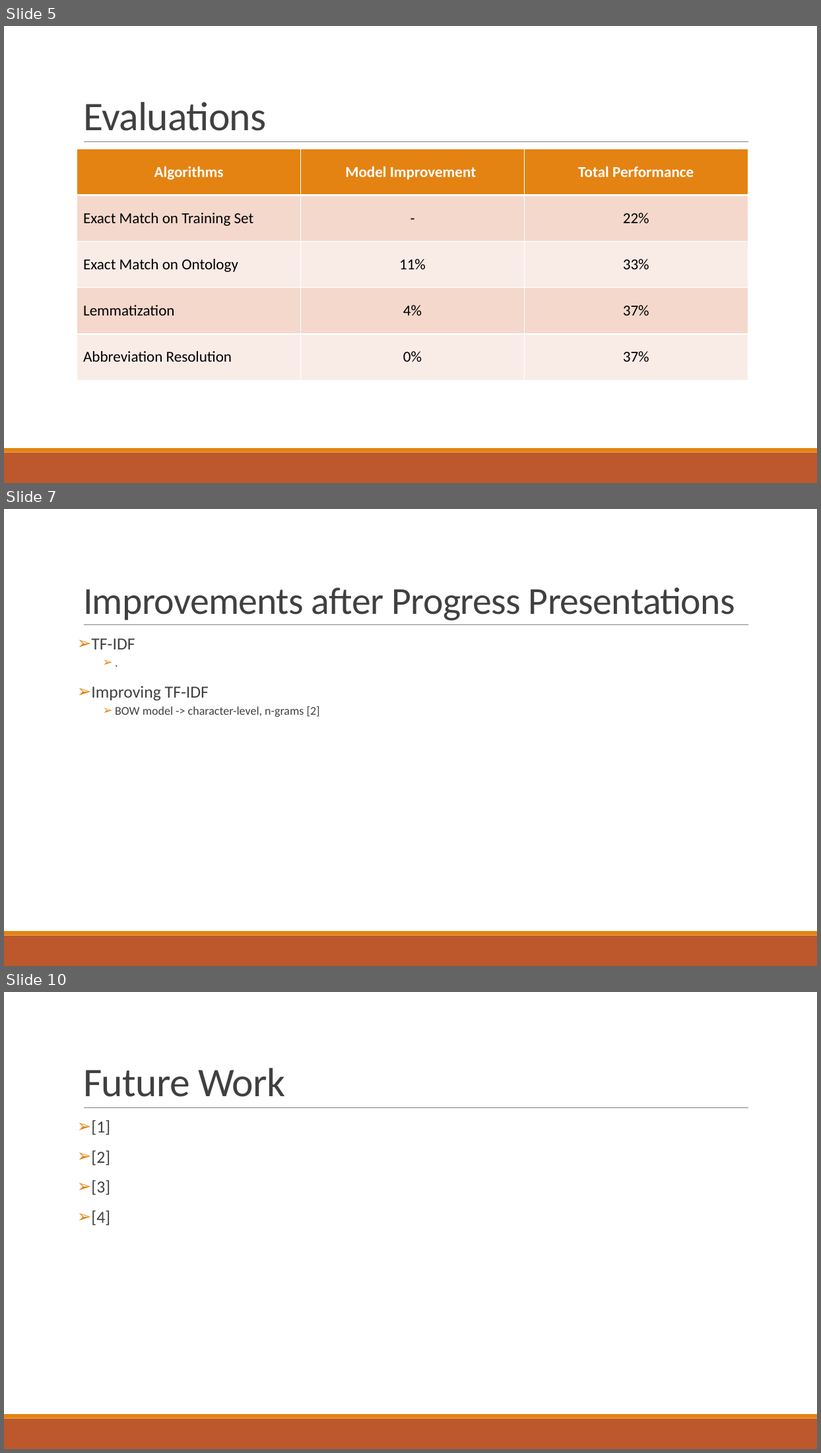
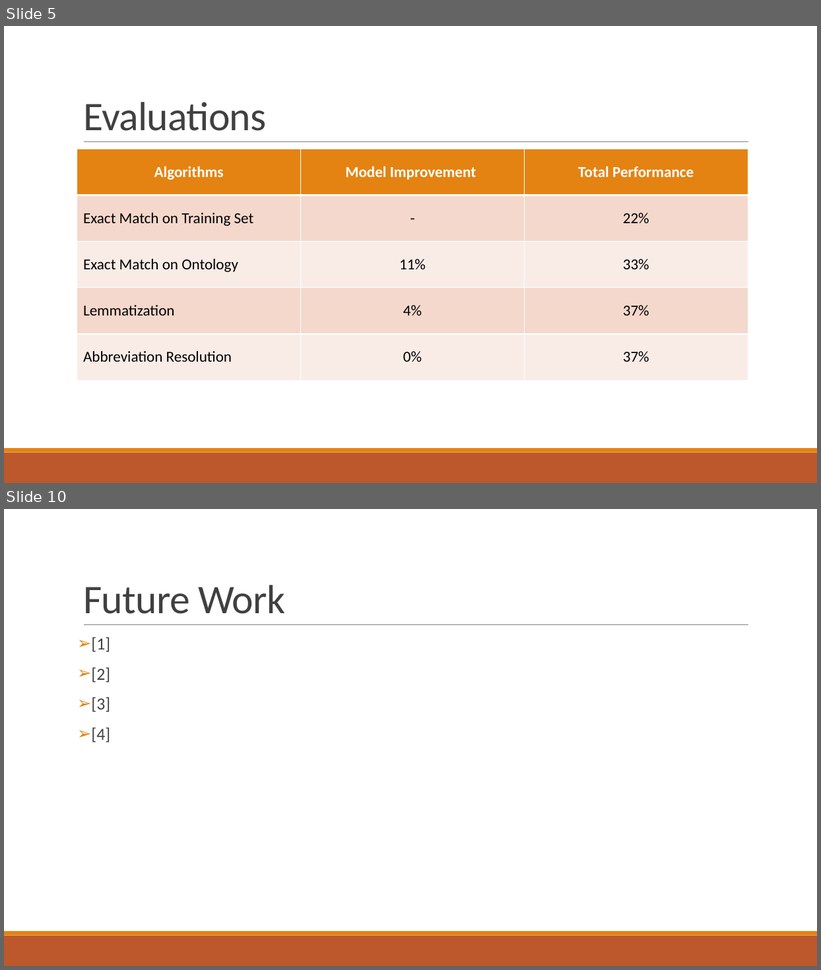
Before and after one commit to abdullahyldz/Cmpe493TermProject, a slide deck: Presentation/Final Presentation/Final Presentation.pptx. Shown one above the other, each under a label of ours: slides 5, 7 and 10 before the commit, slides 5 and 10 after it; the slides between them are not shown. The pictures are 821x1453 and 821x970 pixels, drawn with LibreOffice and Linux fonts; fonts in the diff are those of the drawing. Boxes give left, top, right and bottom in pixels: in the first picture for what was removed or moved away, otherwise in the second. Text is boxed around its words. In the diff, an @@ line names an element or a change of style, - is before the commit and + after.

```diff
--- a/Presentation/Final Presentation/Final Presentation.pptx
+++ b/Presentation/Final Presentation/Final Presentation.pptx
@@ slide 7 removed at (4,509,817,966), background #FFFFFF; not listed: 3 template elements that a slide beside it also shows @@
@@ title removed at (83,588,735,621) @@
-Improvements after Progress Presentations
@@ text removed at (91,638,320,717) @@
-➢ TF-IDF
-    ➢ .
-➢ Improving TF-IDF
-    ➢ BOW model -> character-level, n-grams [2]
```
Also in this commit, not shown: 5 slides changed, 1 slide added.
